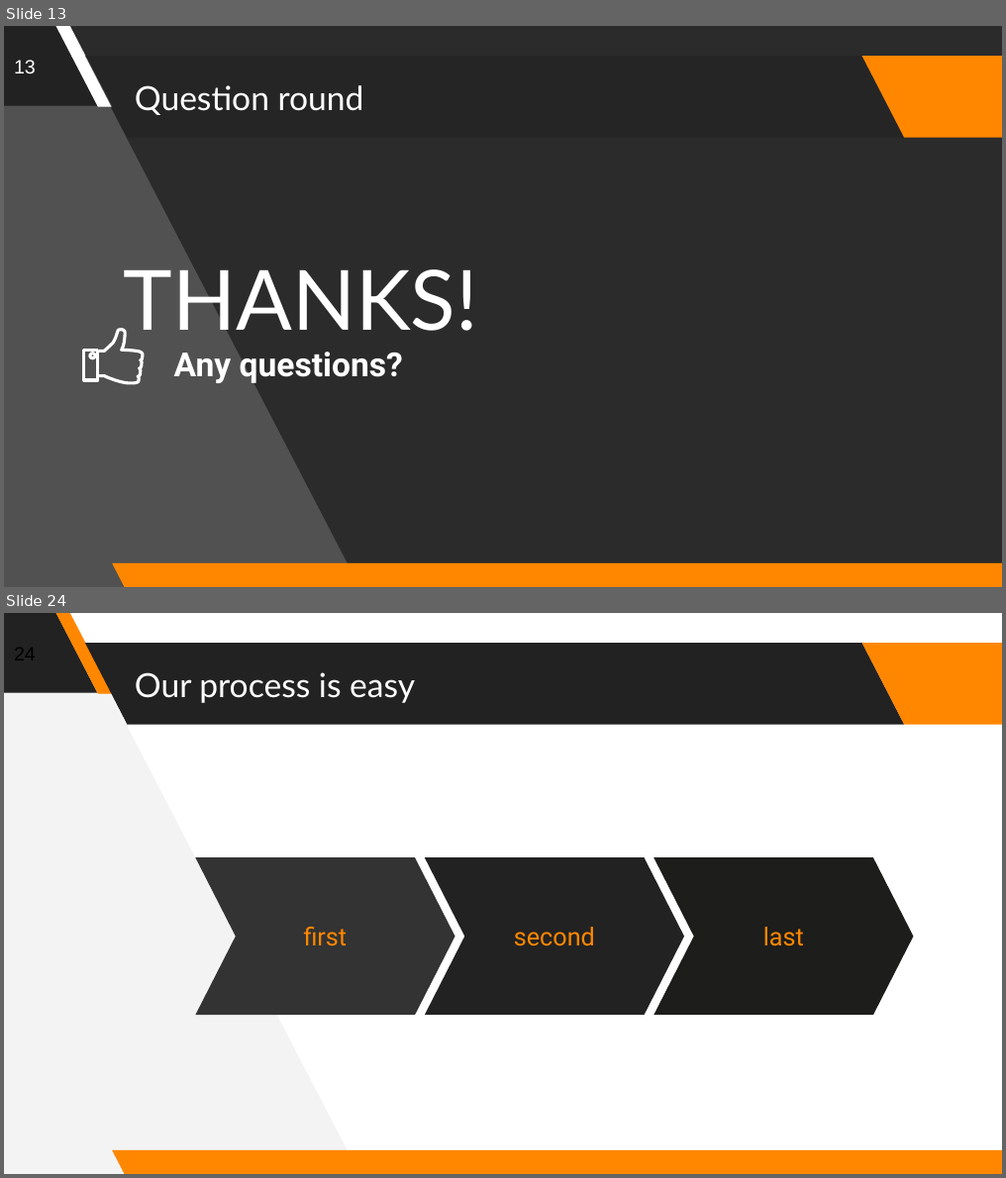
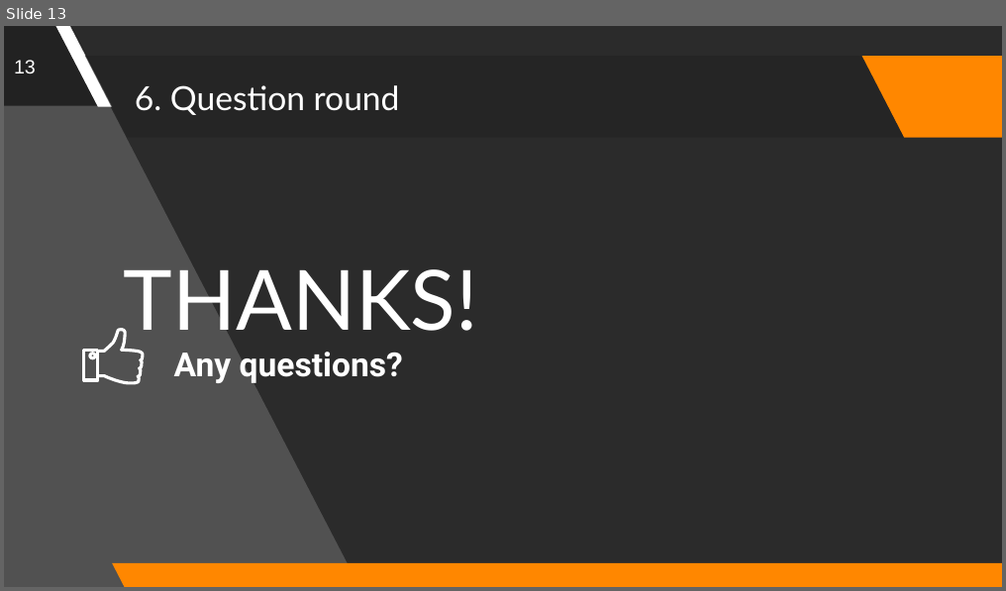
Before and after one commit to Reboocca/Blokboek5, a slide deck: 4_Onderhoudsprocedures/Presentation.pptx. Shown one above the other, each under a label of ours: slides 13 and 24 before the commit, slide 13 after it; the slides between them are not shown. The pictures are 1006x1178 and 1006x591 pixels, drawn with LibreOffice and Linux fonts; fonts in the diff are those of the drawing; background and template pictures are left out; a plain dark background stands for a picture behind light text. Boxes give left, top, right and bottom in pixels: in the first picture for what was removed or moved away, otherwise in the second. Text is boxed around its words. In the diff, an @@ line names an element or a change of style, - is before the commit and + after.

```diff
--- a/4_Onderhoudsprocedures/Presentation.pptx
+++ b/4_Onderhoudsprocedures/Presentation.pptx
@@ slide 24 removed at [4,613,1002,1174], background #FFFFFF; not listed: 3 template elements that a slide beside it also shows @@
@@ freeform shape removed at [4,613,359,1174] @@
@@ parallelogram removed at [55,613,113,694] @@
@@ parallelogram removed at [85,643,904,725] @@
@@ title removed at [135,672,415,703] @@
-Our process is easy
@@ chevron removed at [196,858,455,1015] @@
-first
@@ chevron removed at [424,858,683,1015] @@
-second
@@ chevron removed at [653,858,913,1015] @@
-last
@@ slide 13 changed as well @@
@@ title at [135,85,400,115]: text changed @@
-Question round
+6. Question round
```
Also in this commit, not shown: 6 other slides changed, 4 slides added, 25 other slides removed.
